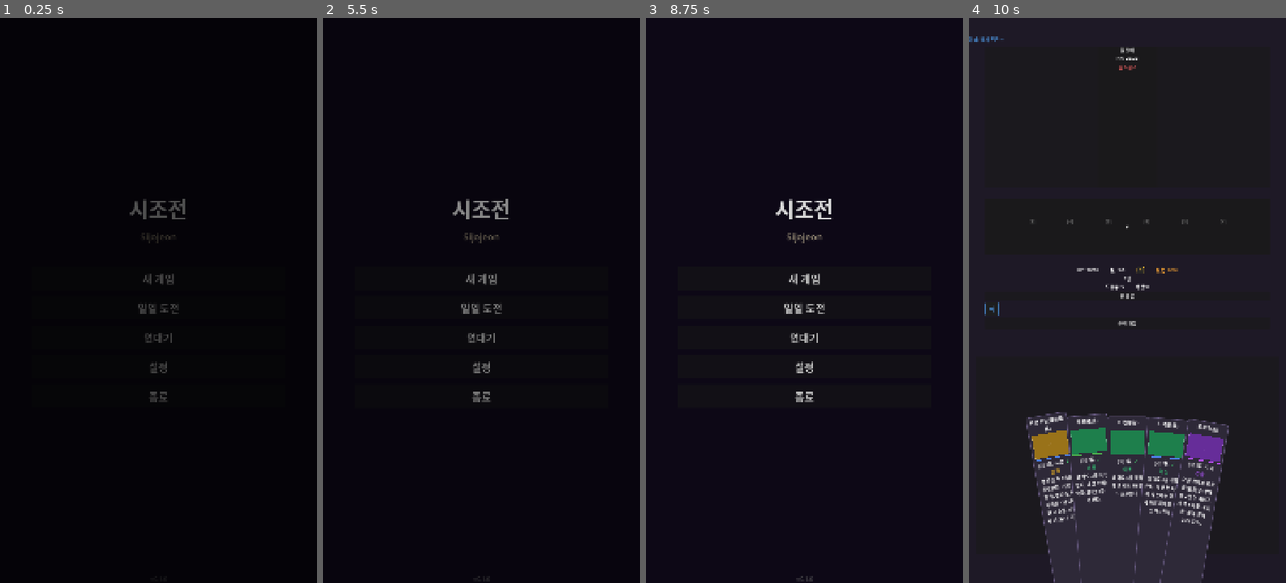
Above: before the commit, frames 1-4 (left to right).
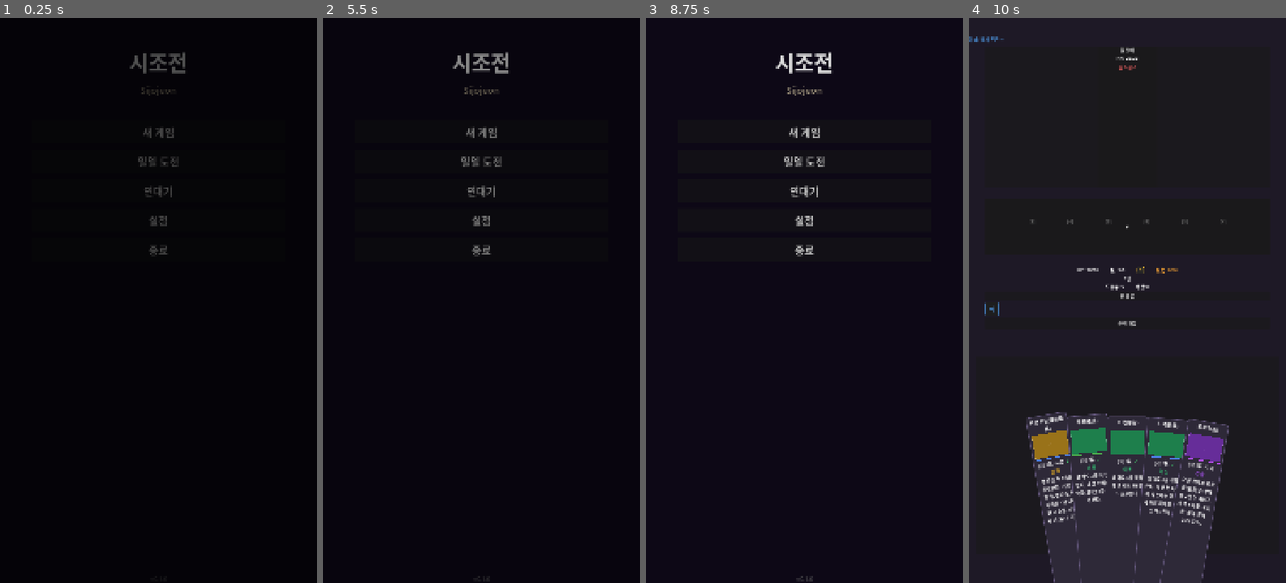
Above: after the commit, the same moments.

Repository: dongmin1213/Sijojeon
Game: Godot game, scene res://scenes/title/title_screen.tscn
The game is run twice, just before and just after one commit, with the same random seed, the same clock (stepped at 60 frames per second) and the same inputs.
Inputs:
- Up to frame 1 (0.25 s): no input
- Up to frame 2 (5.5 s): click "새 게임" at 0.5 s; click "튜토리얼 시작" at 1.25 s; click "▼" at 2 s; click "다음" at 2.75 s; click "다음" at 3.5 s; click "튜토리얼 건너뛰기" at 4.25 s; click "뒤로" at 5 s
- Up to frame 3 (8.75 s): click "새 게임" at 5.75 s; click "업적 (0/32)" at 6.5 s; click "닫기" at 7.25 s; click "뒤로" at 8 s
- Up to frame 4 (10 s): click "일일 도전" at 8.75 s; click "⚔ 전투" at 9.5 s

The runs differ from the first frame. In frame 1, 1.4% of the frame differs, in the area x 40-59%, y 6-68%; in frame 2, 1.7%; in frame 3, 1.8%; in frame 4, nothing differs.

Commit message:
타이틀/지도 화면 상단 여백 축소 (ZER-173, ZER-174)
- 타이틀: VBoxContainer anchor_top 0.15→0.05, alignment center→top (ZER-173)
- 지도: BASE_MAP_PADDING_TOP 100→40으로 축소하여 콘텐츠 상단 배치 (ZER-174)

Co-Authored-By: Paperclip <noreply@paperclip.ing>
Co-Authored-By: Claude Opus 4.6 <noreply@anthropic.com>

Diff:
--- a/scenes/map/run_map.gd
+++ b/scenes/map/run_map.gd
@@ -37,7 +37,7 @@
 const BASE_NODE_SIZE := Vector2(120, 60)
 const BASE_ROW_SPACING := 140.0
 const BASE_MAP_PADDING_X := 80.0
-const BASE_MAP_PADDING_TOP := 100.0
+const BASE_MAP_PADDING_TOP := 40.0
 const BASE_MAP_PADDING_BOTTOM := 160.0
 
 ## 막별 맵 배경 색상 (그라데이션 기반)
--- a/scenes/title/title_screen.tscn
+++ b/scenes/title/title_screen.tscn
@@ -21,12 +21,12 @@
 [node name="VBoxContainer" type="VBoxContainer" parent="."]
 layout_mode = 1
 anchor_left = 0.1
-anchor_top = 0.15
+anchor_top = 0.05
 anchor_right = 0.9
 anchor_bottom = 0.85
 grow_horizontal = 2
 grow_vertical = 2
-alignment = 1
+alignment = 0
 theme_override_constants/separation = 20
 
 [node name="TitleLabel" type="Label" parent="VBoxContainer"]
